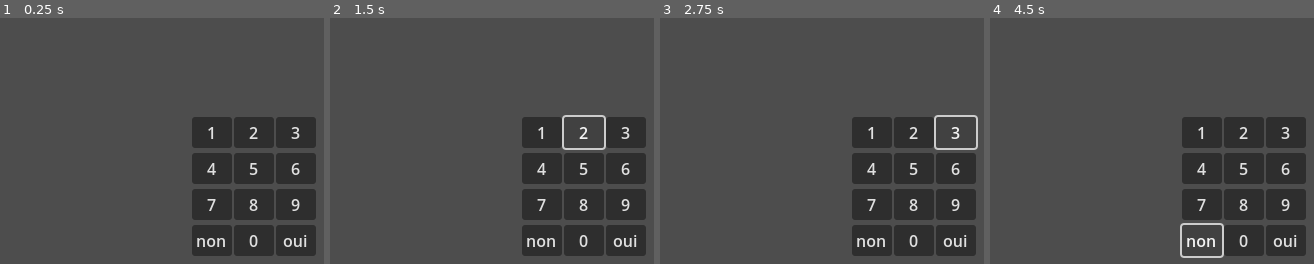
Above: before the commit, frames 1-4 (left to right).
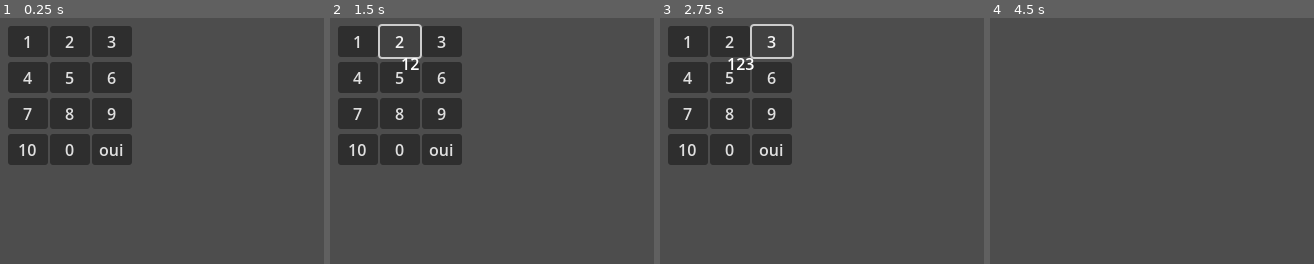
Above: after the commit, the same moments.

Repository: anaslqdkd/LITL
Game: Godot game, scene res://src/Interactions/keypad/keypad.tscn
The game is run twice, just before and just after one commit, with the same random seed, the same clock (stepped at 60 frames per second) and the same inputs. This scene is started directly instead of the project's main scene.
Inputs (mouse positions are in pixels of both pictures, inside the frame that each line leads up to):
- Up to frame 1 (0.25 s): no input
- Up to frame 2 (1.5 s): click "1" at 0.5 s; click "2" at 1.25 s
- Up to frame 3 (2.75 s): click "3" at 2 s
- Up to frame 4 (4.5 s): click "4" at 2.75 s; click (1284, 204) at 3.5 s, where only the run before the commit has a clickable "9"; click (1200, 239) at 4.25 s, where only the run before the commit has a clickable "non"

The runs differ from the first frame. In frame 1, 36% of the frame differs, in the area x 2-98%, y 3-97%; in frame 2, 34%; in frame 3, 34%; in frame 4, 17%.

Commit message:
door password works

Diff:
--- a/src/Interactions/keypad/interactableButtons.gd
+++ /dev/null
@@ -1,8 +0,0 @@
-extends Button
-class_name InteractableButtons
-
-# signal interactedButton()
-
-func interact():
-	print("in interact function in button")
-	# interactedButton.emit()
--- a/src/Interactions/keypad/keypad.gd
+++ b/src/Interactions/keypad/keypad.gd
@@ -1,10 +1,27 @@
 extends Control
 
-# TODO: all the keypad mechanism
+
+@onready var grid_container = $numbers
+@onready var code_label = $codeLabel
+var correct_password = "1234"
+var password = ""
+
+signal on_keypad_press
+signal on_correct_password
+signal on_wrong_password
+
 
 # Called when the node enters the scene tree for the first time.
 func _ready() -> void:
-	pass # Replace with function body.
+	for child in grid_container.get_children():
+		if child.has_signal("on_interact"):
+			child.connect("on_interact", Callable(self, "on_button_interact"))
+	# FIXME: cf le fix me de _on_password_correct
+	code_label.text = ""
+	self.connect("on_correct_password", Callable(self, "_on_password_correct"))
+	self.connect("on_wrong_password", Callable(self, "_on_password_wrong"))
+
+
 
 
 # Called every frame. 'delta' is the elapsed time since the previous frame.
@@ -13,6 +30,25 @@
 
 
 func on_button_interact(value):
-	# TODO: something like child.connect("on_interact", self, "on_button_interact") in another function, for every child in children
-	print("in button interact")
-	print(value)
+	password += str(value)
+	code_label.text += str(value)
+
+	if password.length() == correct_password.length():
+		if password == correct_password:
+			emit_signal("on_correct_password", password)
+		else:
+			emit_signal("on_wrong_password", password)
+	emit_signal("on_keypad_press", password)
+	print("Password: " + password)
+
+func _on_password_correct(password):
+	#FIXME: à voir ce qui se passe lorsque la porte est ouverte
+	code_label.text = "buu"
+	print("the correct password was entered")
+	self.queue_free()
+
+func _on_password_wrong(password):
+	self.password = ""
+	code_label.text = ""
+
+	print("incorrect password!")
--- a/src/Interactions/keypad/keypad.tscn
+++ b/src/Interactions/keypad/keypad.tscn
@@ -8,9 +8,10 @@
 anchors_preset = 15
 anchor_right = 1.0
 anchor_bottom = 1.0
-offset_top = 2.0
-offset_right = -405.0
-offset_bottom = -220.0
+offset_left = 2.0
+offset_top = 1.0
+offset_right = -403.0
+offset_bottom = -221.0
 grow_horizontal = 2
 grow_vertical = 2
 script = ExtResource("1_e6qdq")
@@ -23,10 +24,10 @@
 anchor_top = 0.5
 anchor_right = 0.5
 anchor_bottom = 0.5
-offset_left = 111.0
-offset_top = -14.0
-offset_right = 261.0
-offset_bottom = 186.0
+offset_left = -74.5
+offset_top = -104.0
+offset_right = 75.5
+offset_bottom = 100.0
 grow_horizontal = 2
 grow_vertical = 2
 theme_override_constants/h_separation = 2
@@ -38,57 +39,119 @@
 layout_mode = 2
 size_flags_horizontal = 4
 size_flags_vertical = 4
-text = "1
-"
+text = "1"
 script = ExtResource("1_8h3oj")
 
 [node name="2" type="Button" parent="numbers"]
 custom_minimum_size = Vector2(40, 0)
 layout_mode = 2
+size_flags_horizontal = 4
+size_flags_vertical = 4
 text = "2"
+script = ExtResource("1_8h3oj")
 
 [node name="3" type="Button" parent="numbers"]
+custom_minimum_size = Vector2(40, 0)
 layout_mode = 2
+size_flags_horizontal = 4
+size_flags_vertical = 4
 text = "3"
+script = ExtResource("1_8h3oj")
 
 [node name="4" type="Button" parent="numbers"]
+custom_minimum_size = Vector2(40, 0)
 layout_mode = 2
-text = "4
-"
+size_flags_horizontal = 4
+size_flags_vertical = 4
+text = "4"
+script = ExtResource("1_8h3oj")
 
 [node name="5" type="Button" parent="numbers"]
+custom_minimum_size = Vector2(40, 0)
 layout_mode = 2
+size_flags_horizontal = 4
+size_flags_vertical = 4
 text = "5"
+script = ExtResource("1_8h3oj")
 
 [node name="6" type="Button" parent="numbers"]
+custom_minimum_size = Vector2(40, 0)
 layout_mode = 2
+size_flags_horizontal = 4
+size_flags_vertical = 4
 text = "6"
+script = ExtResource("1_8h3oj")
 
 [node name="7" type="Button" parent="numbers"]
+custom_minimum_size = Vector2(40, 0)
 layout_mode = 2
+size_flags_horizontal = 4
+size_flags_vertical = 4
 text = "7"
+script = ExtResource("1_8h3oj")
 
 [node name="8" type="Button" parent="numbers"]
+custom_minimum_size = Vector2(40, 0)
 layout_mode = 2
+size_flags_horizontal = 4
+size_flags_vertical = 4
 text = "8"
+script = ExtResource("1_8h3oj")
 
 [node name="9" type="Button" parent="numbers"]
+custom_minimum_size = Vector2(40, 0)
 layout_mode = 2
-text = "9
-"
+size_flags_horizontal = 4
+size_flags_vertical = 4
+text = "9"
+script = ExtResource("1_8h3oj")
 
 [node name="non" type="Button" parent="numbers"]
+custom_minimum_size = Vector2(40, 0)
 layout_mode = 2
-text = "non"
+size_flags_horizontal = 4
+size_flags_vertical = 4
+text = "10"
+script = ExtResource("1_8h3oj")
 
 [node name="0" type="Button" parent="numbers"]
+custom_minimum_size = Vector2(40, 0)
 layout_mode = 2
+size_flags_horizontal = 4
+size_flags_vertical = 4
 text = "0"
+script = ExtResource("1_8h3oj")
 
 [node name="oui" type="Button" parent="numbers"]
 custom_minimum_size = Vector2(40, 0)
 layout_mode = 2
-text = "oui
-"
+size_flags_horizontal = 4
+size_flags_vertical = 4
+text = "oui"
+script = ExtResource("1_8h3oj")
+
+[node name="codeLabel" type="Label" parent="."]
+layout_mode = 1
+anchors_preset = -1
+anchor_left = 0.407595
+anchor_top = 0.283069
+anchor_right = 0.585279
+anchor_bottom = 0.357296
+offset_right = -0.185
+offset_bottom = -0.0580025
+horizontal_alignment = 1
+vertical_alignment = 2
+metadata/_edit_use_anchors_ = true
 
 [connection signal="pressed" from="numbers/1" to="numbers/1" method="_on_pressed"]
+[connection signal="pressed" from="numbers/2" to="numbers/2" method="_on_pressed"]
+[connection signal="pressed" from="numbers/3" to="numbers/3" method="_on_pressed"]
+[connection signal="pressed" from="numbers/4" to="numbers/4" method="_on_pressed"]
+[connection signal="pressed" from="numbers/5" to="numbers/5" method="_on_pressed"]
+[connection signal="pressed" from="numbers/6" to="numbers/6" method="_on_pressed"]
+[connection signal="pressed" from="numbers/7" to="numbers/7" method="_on_pressed"]
+[connection signal="pressed" from="numbers/8" to="numbers/8" method="_on_pressed"]
+[connection signal="pressed" from="numbers/9" to="numbers/9" method="_on_pressed"]
+[connection signal="pressed" from="numbers/non" to="numbers/non" method="_on_pressed"]
+[connection signal="pressed" from="numbers/0" to="numbers/0" method="_on_pressed"]
+[connection signal="pressed" from="numbers/oui" to="numbers/oui" method="_on_pressed"]
--- a/src/Interactions/keypad/keypadButton.gd
+++ b/src/Interactions/keypad/keypadButton.gd
@@ -1,12 +1,9 @@
-extends InteractableButtons
+
+extends Button
 
 signal on_interact
-var number = 0
-
-func interact():
-	emit_signal("on_interact", number)
-	print("here")
 
 
 func _on_pressed() -> void:
-	interact()
+	print("the value of the text is", text)
+	emit_signal("on_interact", text)
--- a/src/levels/door.gd
+++ b/src/levels/door.gd
@@ -9,5 +9,3 @@
 
 	var keypad_instance = keypad_scene.instantiate()
 	add_child(keypad_instance)
-	get_parent().visible = false
-	print("buuu")
